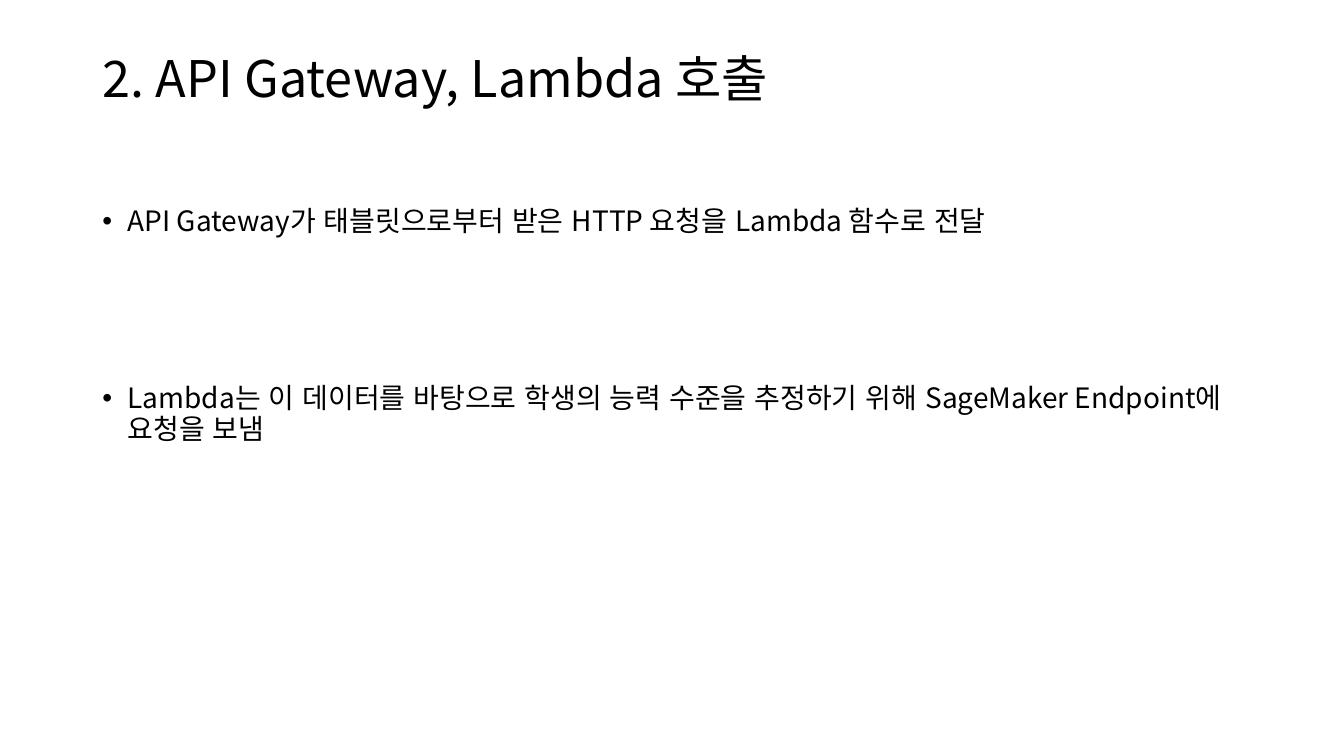
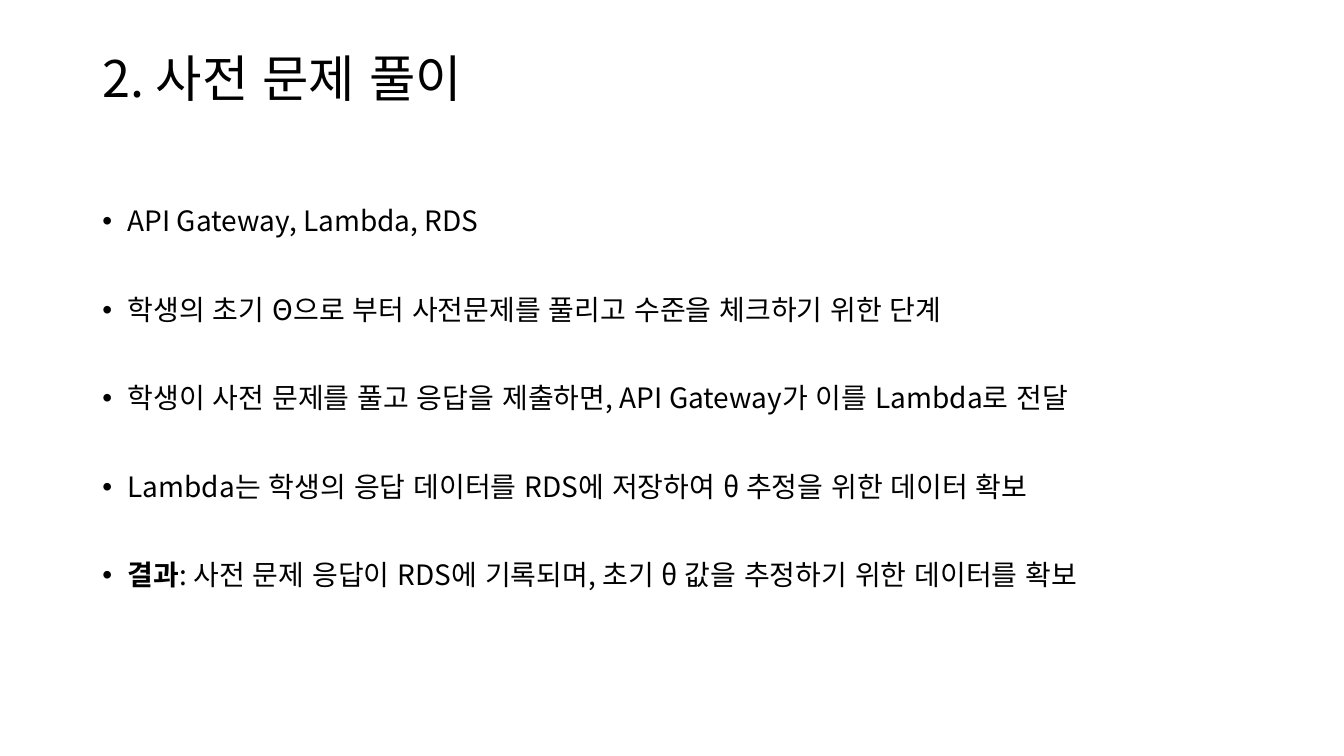
Before and after one commit to DonginJeon/Project, a slide deck: slide 5 of Personal/IRT_AWS/AWS IRT 아키텍처 프로젝트.pptx (slide 4 before the commit). Drawn at 1344x756 pixels with LibreOffice and Linux fonts; fonts in the diff are those of the drawing. Boxes give left, top, right and bottom in pixels: in the first picture for what was removed or moved away, otherwise in the second. Text is boxed around its words. In the diff, an @@ line names an element or a change of style, - is before the commit and + after.

```diff
--- a/Personal/IRT_AWS/AWS IRT 아키텍처 프로젝트.pptx
+++ b/Personal/IRT_AWS/AWS IRT 아키텍처 프로젝트.pptx
@@ title at [102, 55, 462, 101]: text changed @@
-2. API Gateway, Lambda 호출
+2. 사전 문제 풀이
@@ text at [128, 208, 1078, 590]: text changed @@
-• API Gateway가 태블릿으로부터 받은 HTTP 요청을 Lambda 함수로 전달
-• Lambda는 이 데이터를 바탕으로 학생의 능력 수준을 추정하기 위해 SageMaker Endpoint에 요청을 보냄
+• API Gateway, Lambda, RDS
+• 학생의 초기 Θ으로 부터 사전문제를 풀리고 수준을 체크하기 위한 단계
+• 학생이 사전 문제를 풀고 응답을 제출하면, API Gateway가 이를 Lambda로 전달
+• Lambda는 학생의 응답 데이터를 RDS에 저장하여 θ 추정을 위한 데이터 확보
+• 결과: 사전 문제 응답이 RDS에 기록되며, 초기 θ 값을 추정하기 위한 데이터를 확보
```
Also in this commit, not shown: 4 other slides changed, 8 slides added, 3 slides removed, 56 other files.
